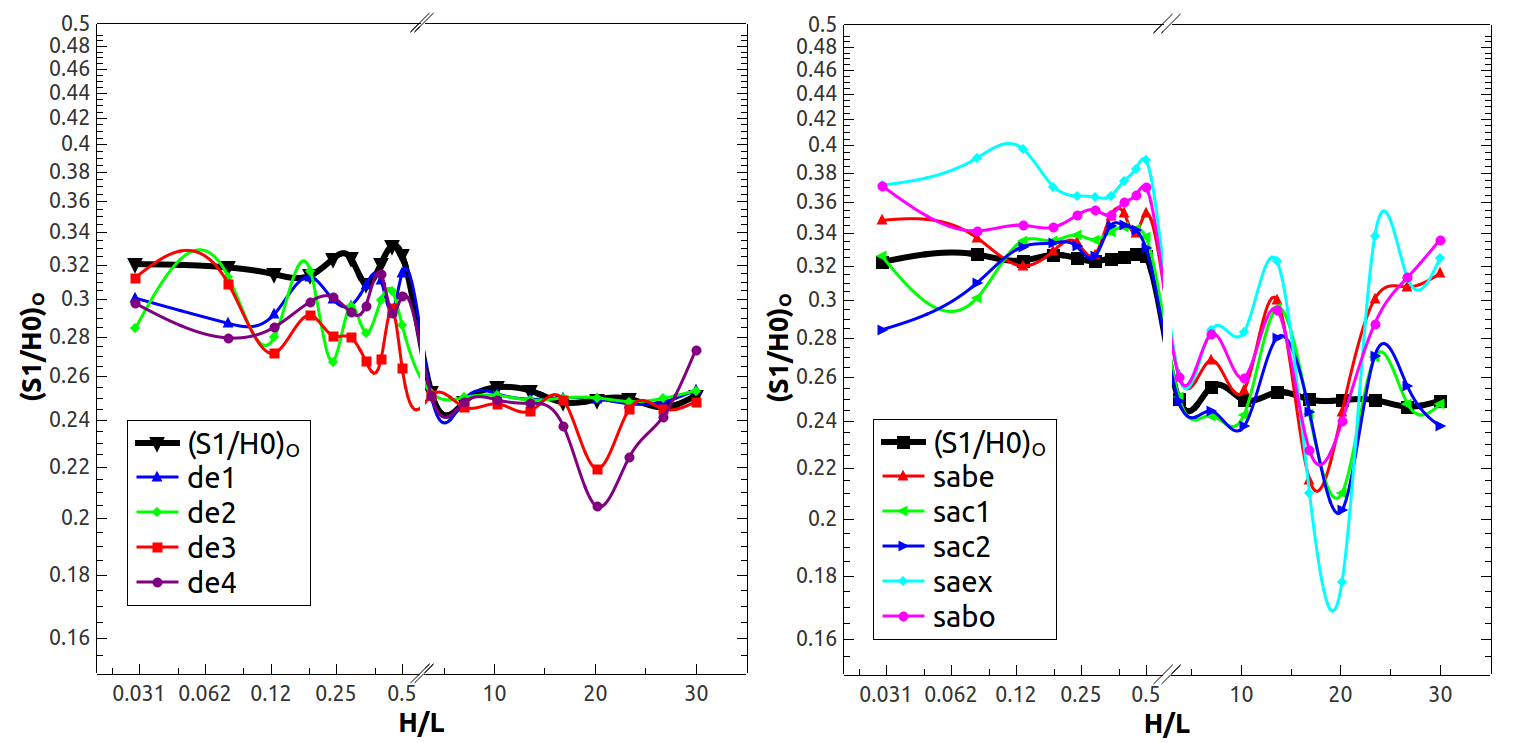
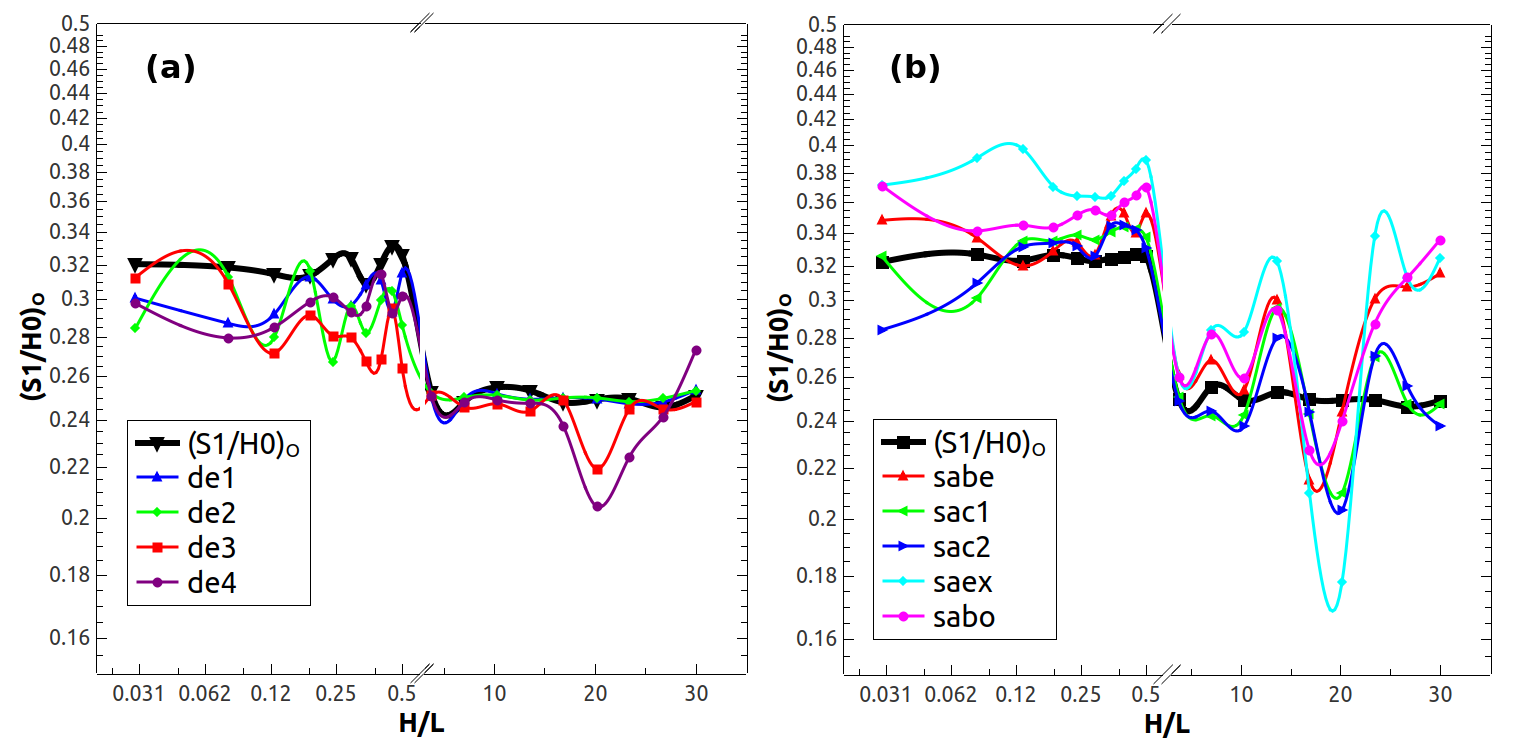
Before/after of a 1536x743 layered artwork. What changed in the layer stack:
added layer "b" above "a" over [891, 54, 939, 83]
added layer "a" above "sa" over [147, 54, 194, 83]
